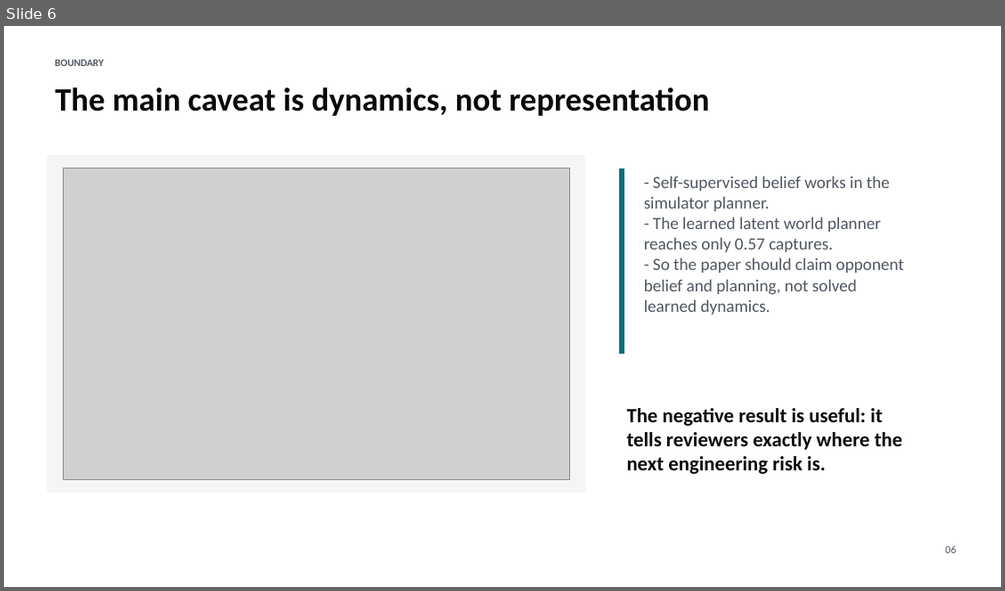
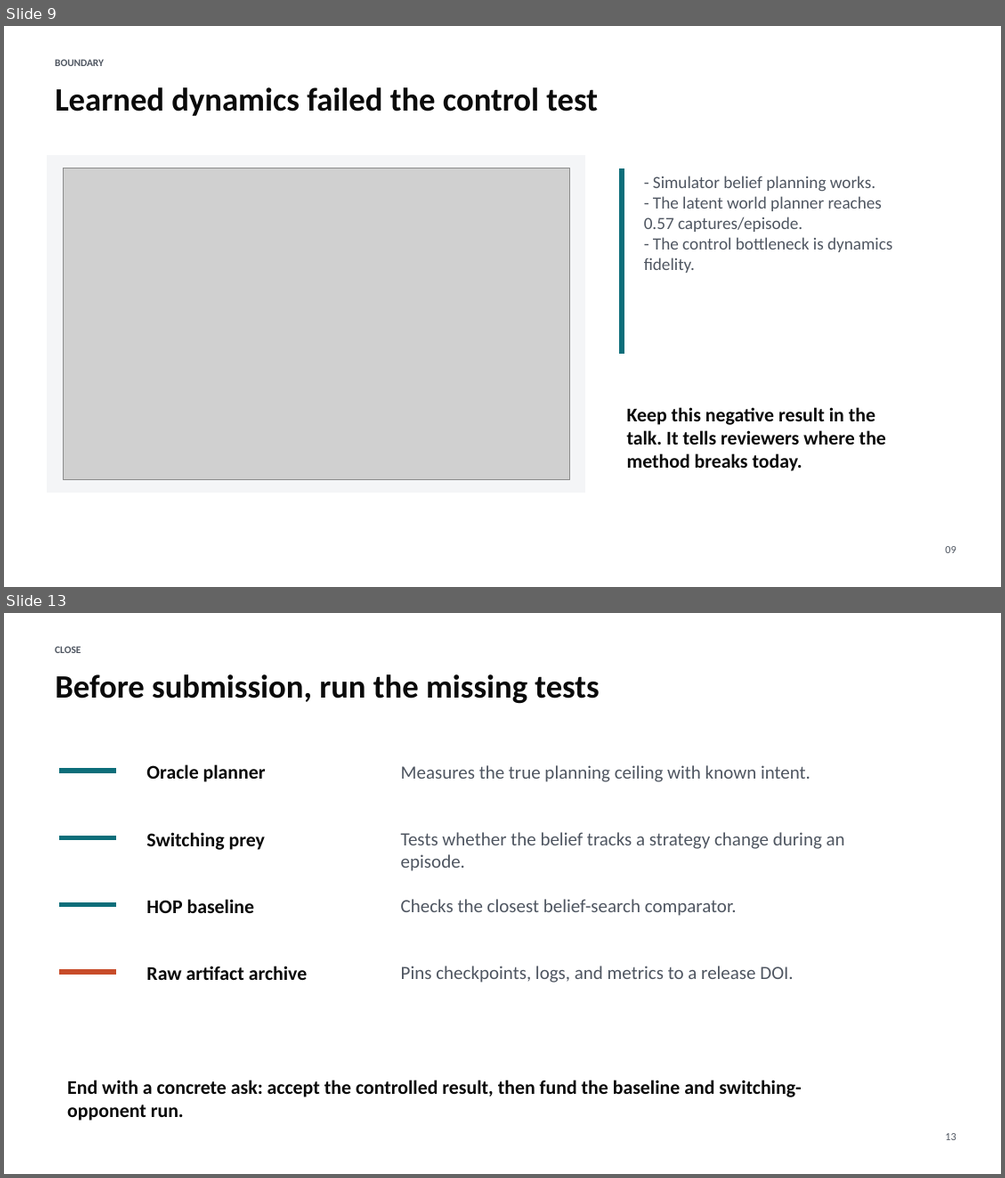
Before and after one commit to rlogger/marl-opp-aware, a slide deck: marl_opp_aware_results.pptx. Shown one above the other, each under a label of ours: slide 6 before the commit, slides 9 and 13 after it; the slides between them are not shown. The pictures are 1005x591 and 1005x1178 pixels, drawn with LibreOffice and Linux fonts; fonts in the diff are those of the drawing; grey boxes stand for pictures. Boxes give left, top, right and bottom in pixels: in the first picture for what was removed or moved away, otherwise in the second. Text is boxed around its words. In the diff, an @@ line names an element or a change of style, - is before the commit and + after.

```diff
--- a/marl_opp_aware_results.pptx
+++ b/marl_opp_aware_results.pptx
@@ slide 13 added at (x1=4, y1=613, x2=1001, y2=1174), background #FFFFFF @@
@@ text added at (x1=55, y1=646, x2=81, y2=653), 9.8 pt, text #4F5661, bold @@
+CLOSE
@@ text added at (x1=55, y1=674, x2=599, y2=704), 31.5 pt, text #0A0A0A, bold @@
+Before submission, run the missing tests
@@ rectangle added at (x1=60, y1=769, x2=116, y2=772), fill #0D6E7A, outline #0D6E7A 0 pt @@
@@ text added at (x1=146, y1=764, x2=266, y2=782), 18.8 pt, text #0A0A0A, bold @@
+Oracle planner
@@ text added at (x1=401, y1=765, x2=810, y2=782), 18 pt, text #4F5661 @@
+Measures the true planning ceiling with known intent.
@@ rectangle added at (x1=60, y1=835, x2=116, y2=840), fill #0D6E7A, outline #0D6E7A 0 pt @@
@@ text added at (x1=146, y1=832, x2=265, y2=850), 18.8 pt, text #0A0A0A, bold @@
+Switching prey
@@ text added at (x1=401, y1=832, x2=845, y2=871), 18 pt, text #4F5661 @@
+Tests whether the belief tracks a strategy change during an episode.
@@ rectangle added at (x1=60, y1=903, x2=116, y2=907), fill #0D6E7A, outline #0D6E7A 0 pt @@
@@ text added at (x1=146, y1=899, x2=255, y2=913), 18.8 pt, text #0A0A0A, bold @@
+HOP baseline
@@ text added at (x1=401, y1=899, x2=736, y2=916), 18 pt, text #4F5661 @@
+Checks the closest belief-search comparator.
@@ rectangle added at (x1=60, y1=970, x2=116, y2=973), fill #C84C2A, outline #C84C2A 0 pt @@
@@ text added at (x1=146, y1=965, x2=307, y2=980), 18.8 pt, text #0A0A0A, bold @@
+Raw artifact archive
@@ text added at (x1=401, y1=965, x2=793, y2=982), 18 pt, text #4F5661 @@
+Pins checkpoints, logs, and metrics to a release DOI.
@@ text added at (x1=67, y1=1079, x2=801, y2=1120), 18.8 pt, text #0A0A0A, bold @@
+End with a concrete ask: accept the controlled result, then fund the baseline and switching-opponent run.
@@ text added at (x1=945, y1=1133, x2=955, y2=1140), 10.5 pt, text #4F5661 @@
+13
@@ what was slide 6 is now slide 9 @@
@@ slide 9 changed as well @@
@@ text at (x1=55, y1=87, x2=598, y2=116): text changed @@
-The main caveat is dynamics, not representation
+Learned dynamics failed the control test
@@ text at (x1=644, y1=176, x2=892, y2=273): text changed @@
-- Self-supervised belief works in the simulator planner.
-- The learned latent world planner reaches only 0.57 captures.
-- So the paper should claim opponent belief and planning, not solved learned dynamics.
+- Simulator belief planning works.
+- The latent world planner reaches 0.57 captures/episode.
+- The control bottleneck is dynamics fidelity.
@@ text at (x1=627, y1=407, x2=886, y2=471): text changed; size 19.5 to 18.8 pt @@
-The negative result is useful: it tells reviewers exactly where the next engineering risk is.
+Keep this negative result in the talk. It tells reviewers where the method breaks today.
@@ text at (x1=945, y1=546, x2=955, y2=553): text changed @@
-06
+09
```
Also in this commit, not shown: 3 other slides changed, 8 other slides added, 4 slides removed, 4 other files.
